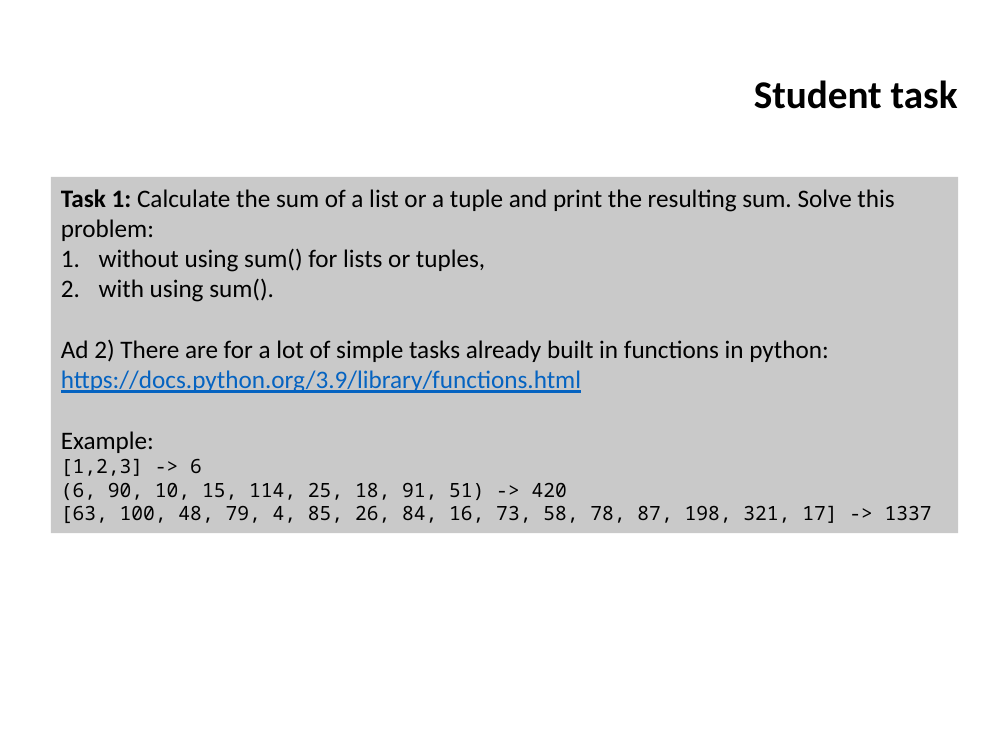
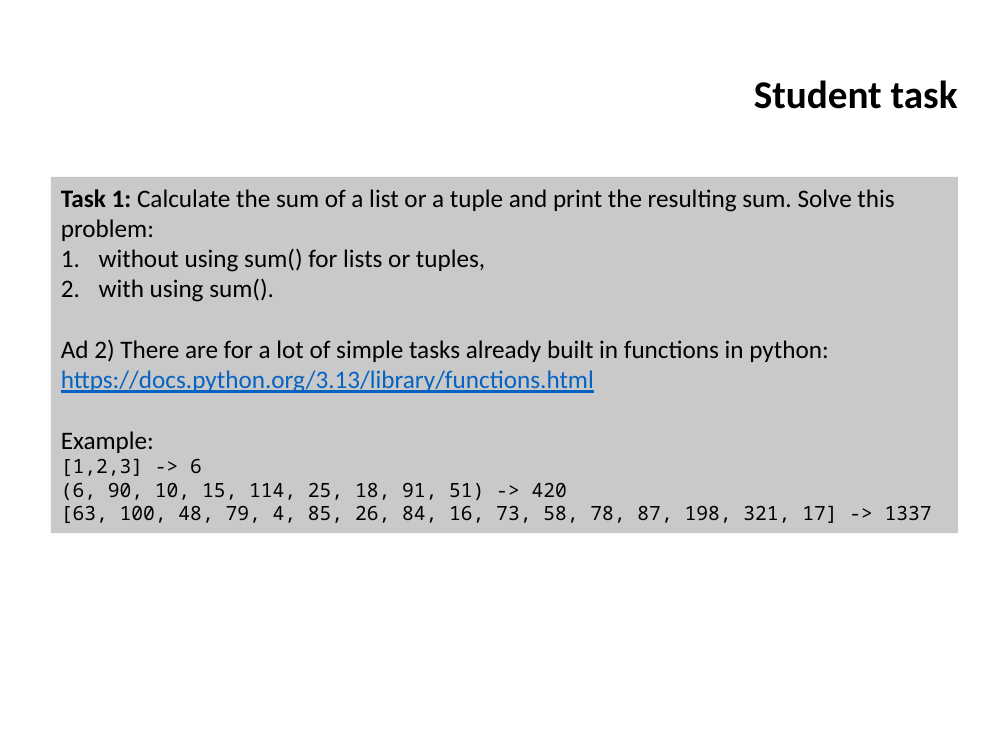
Before and after one commit to ifromm/fcsp, a slide deck: slide 50 of Slides/unit_5_prog_2.pptx. Drawn at 1008x756 pixels with LibreOffice and Linux fonts; fonts in the diff are those of the drawing; background and template pictures are left out. Boxes give left, top, right and bottom in pixels: in the first picture for what was removed or moved away, otherwise in the second. Text is boxed around its words. In the diff, an @@ line names an element or a change of style, - is before the commit and + after.

Commit message:
Corrected some typos

```diff
--- a/Slides/unit_5_prog_2.pptx
+++ b/Slides/unit_5_prog_2.pptx
@@ text in rectangle at [61,340,828,393]: text changed @@
-Ad 2) There are for a lot of simple tasks already built in functions in python: https://docs.python.org/3.9/library/functions.html
+Ad 2) There are for a lot of simple tasks already built in functions in python: https://docs.python.org/3.13/library/functions.html
```
Also in this commit, not shown: 1 other slide changed.
